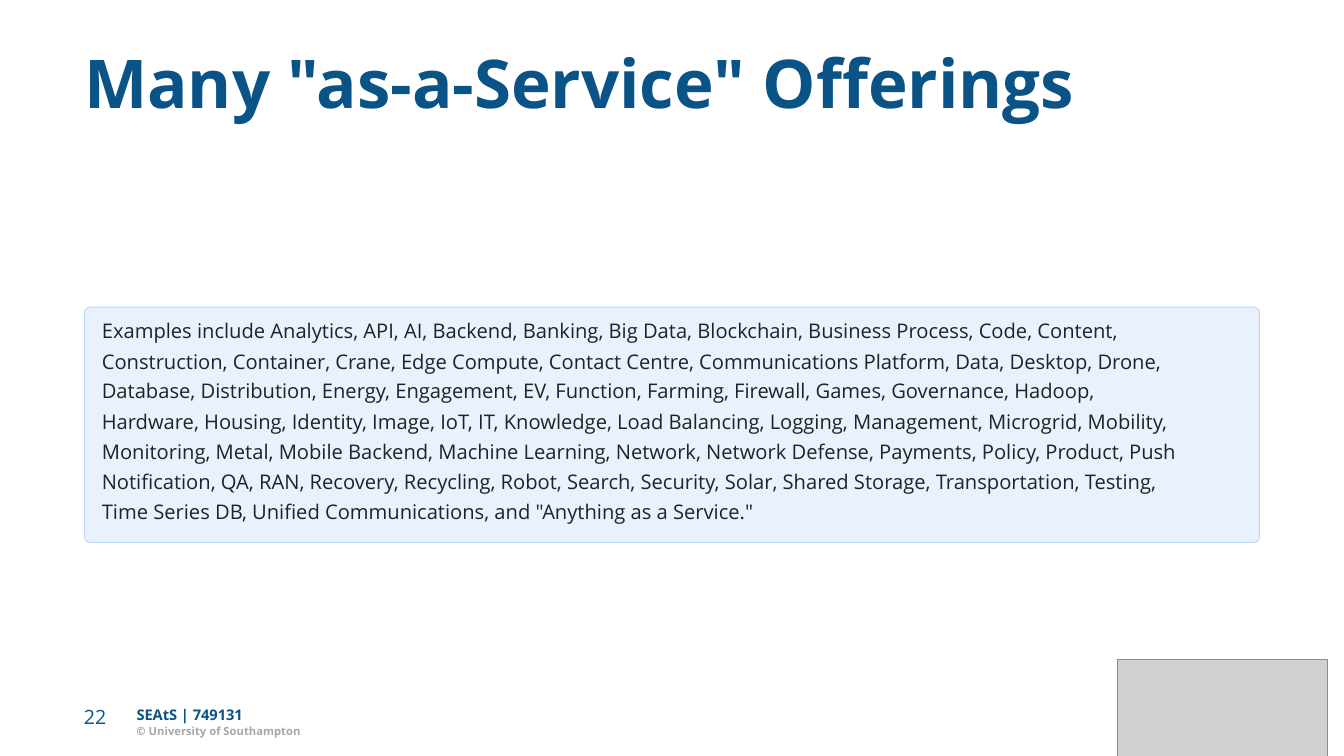
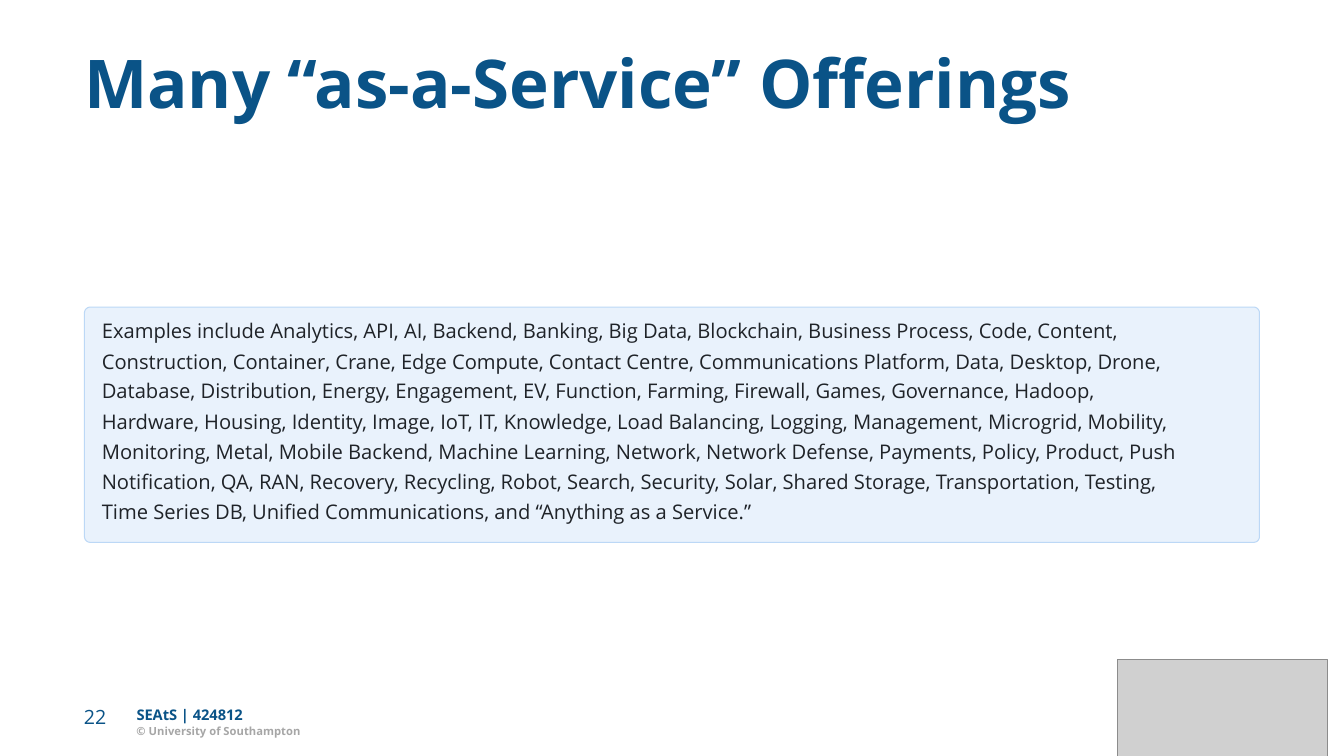
Before and after one commit to Dr-AlHashimy/Module_AICE2005_2627, a slide deck: slide 22 of html/COMP-_L7.2_lecture.pptx. Drawn at 1344x756 pixels with LibreOffice and Linux fonts; fonts in the diff are those of the drawing; grey boxes stand for pictures. Boxes give left, top, right and bottom in pixels: in the first picture for what was removed or moved away, otherwise in the second. Text is boxed around its words. In the diff, an @@ line names an element or a change of style, - is before the commit and + after.

```diff
--- a/html/COMP-_L7.2_lecture.pptx
+++ b/html/COMP-_L7.2_lecture.pptx
@@ text at <box>84,56,1070,124</box>: text changed @@
-Many "as-a-Service" Oﬀerings
+Many “as-a-Service” Oﬀerings
@@ text at <box>102,503,751,524</box>: text changed @@
-Time Series DB, Uniﬁed Communications, and "Anything as a Service."
+Time Series DB, Uniﬁed Communications, and “Anything as a Service.”
@@ text at <box>137,709,243,720</box>: text changed @@
-SEAtS | 749131
+SEAtS | 424812
```
Also in this commit, not shown: 26 other slides changed, 3 slides added, 16 slides removed, 6 other files.
